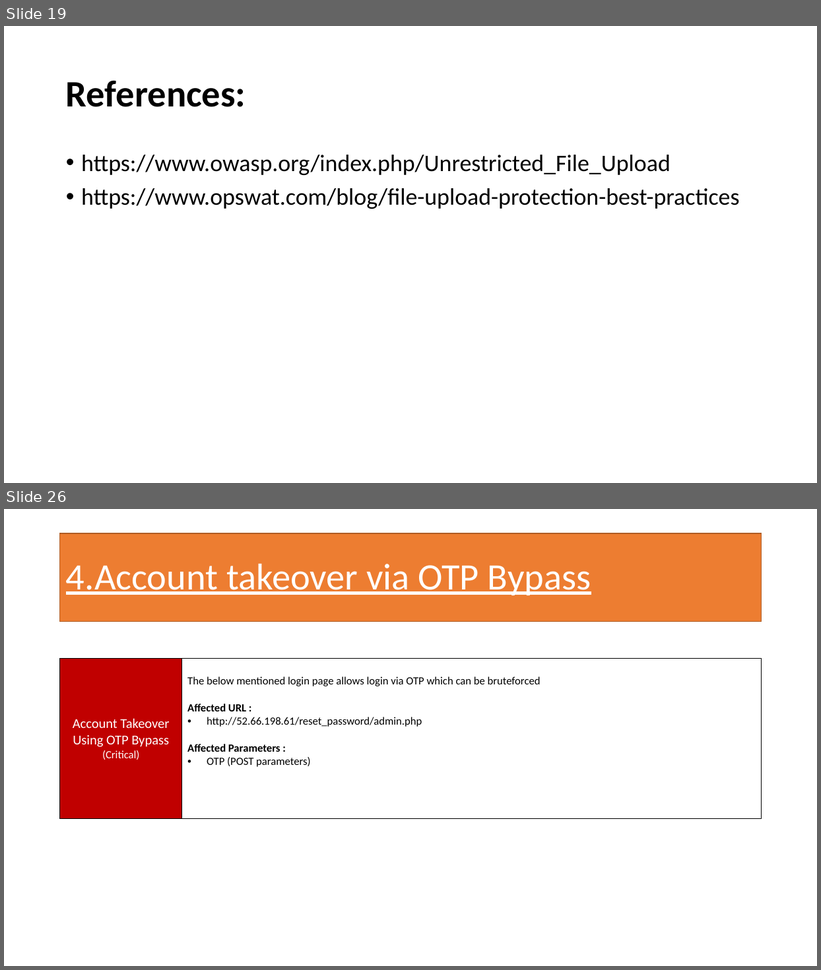
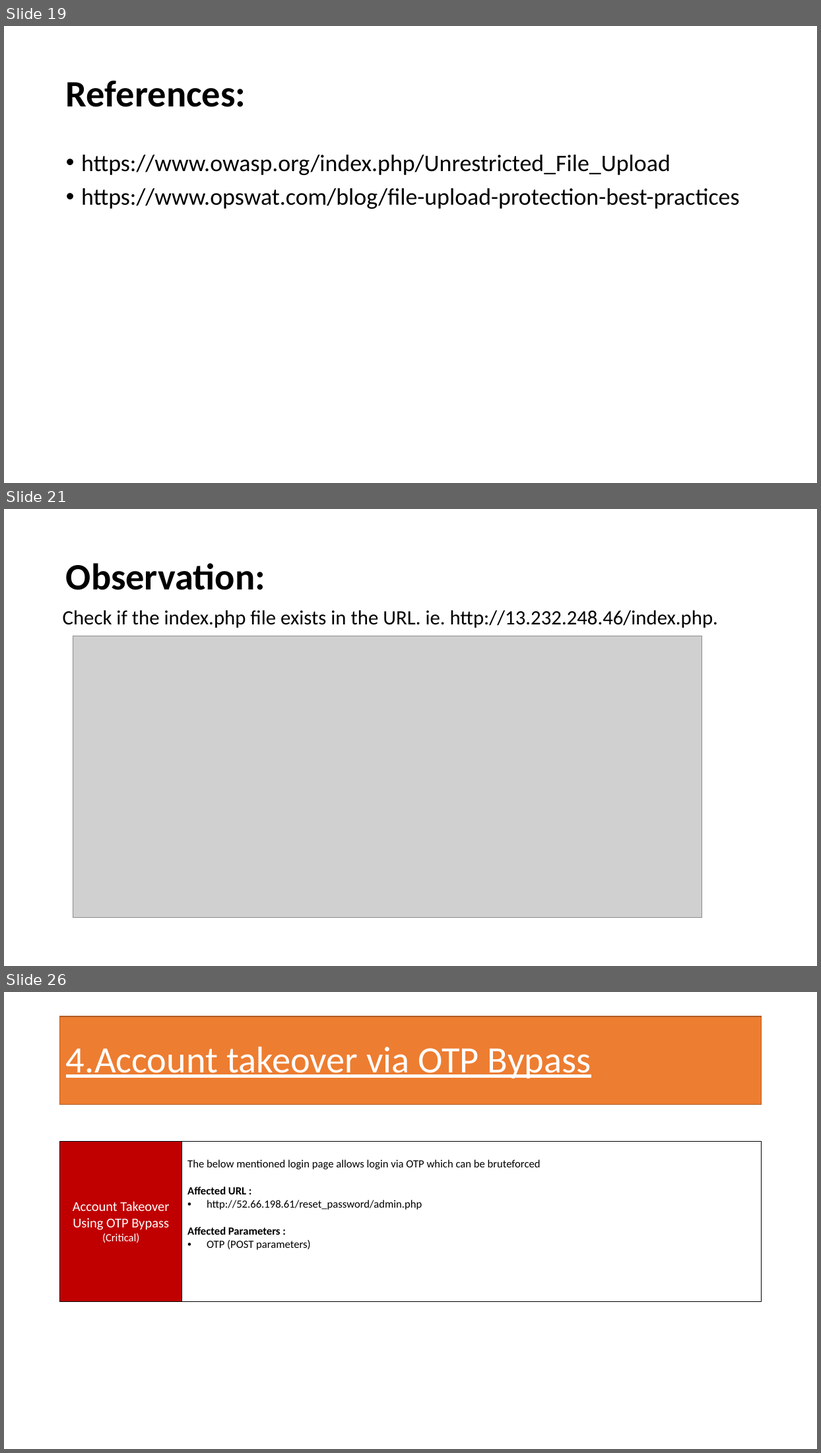
Before and after one commit to RocktimRajkumar/CEH-hack-a-thon, a slide deck: reports/Lifestyle Store/LifeStyle Store Application Reports.pptx. Shown one above the other, each under a label of ours: slides 19 and 26 before the commit, slides 19, 21 and 26 after it; the slides between them are not shown. The pictures are 821x970 and 821x1453 pixels, drawn with LibreOffice and Linux fonts; fonts in the diff are those of the drawing; grey boxes stand for pictures. Boxes give left, top, right and bottom in pixels: in the first picture for what was removed or moved away, otherwise in the second. Text is boxed around its words. In the diff, an @@ line names an element or a change of style, - is before the commit and + after.

```diff
--- a/reports/Lifestyle Store/LifeStyle Store Application Reports.pptx
+++ b/reports/Lifestyle Store/LifeStyle Store Application Reports.pptx
@@ slide 21 added at [4,509,817,966], background #FFFFFF @@
@@ title added at [66,563,265,590], 44 pt, text #000000, bold @@
+Observation:
@@ text added at [63,610,718,628], 24 pt, text #000000 @@
+Check if the index.php file exists in the URL. ie. http://13.232.248.46/index.php.
@@ picture added at [73,636,702,918] @@
```
Also in this commit, not shown: 6 slides changed, 1 slide removed.
